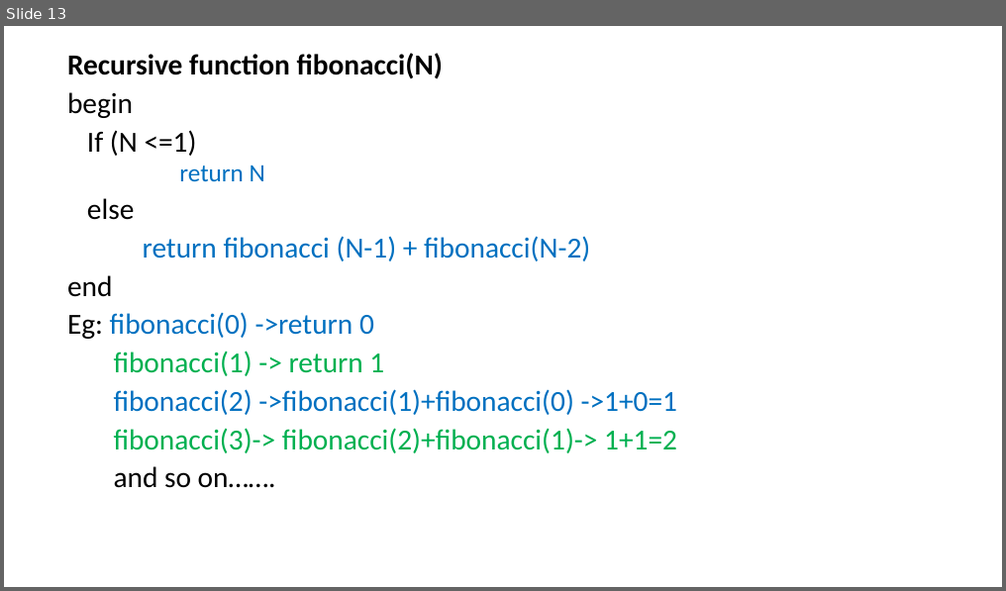
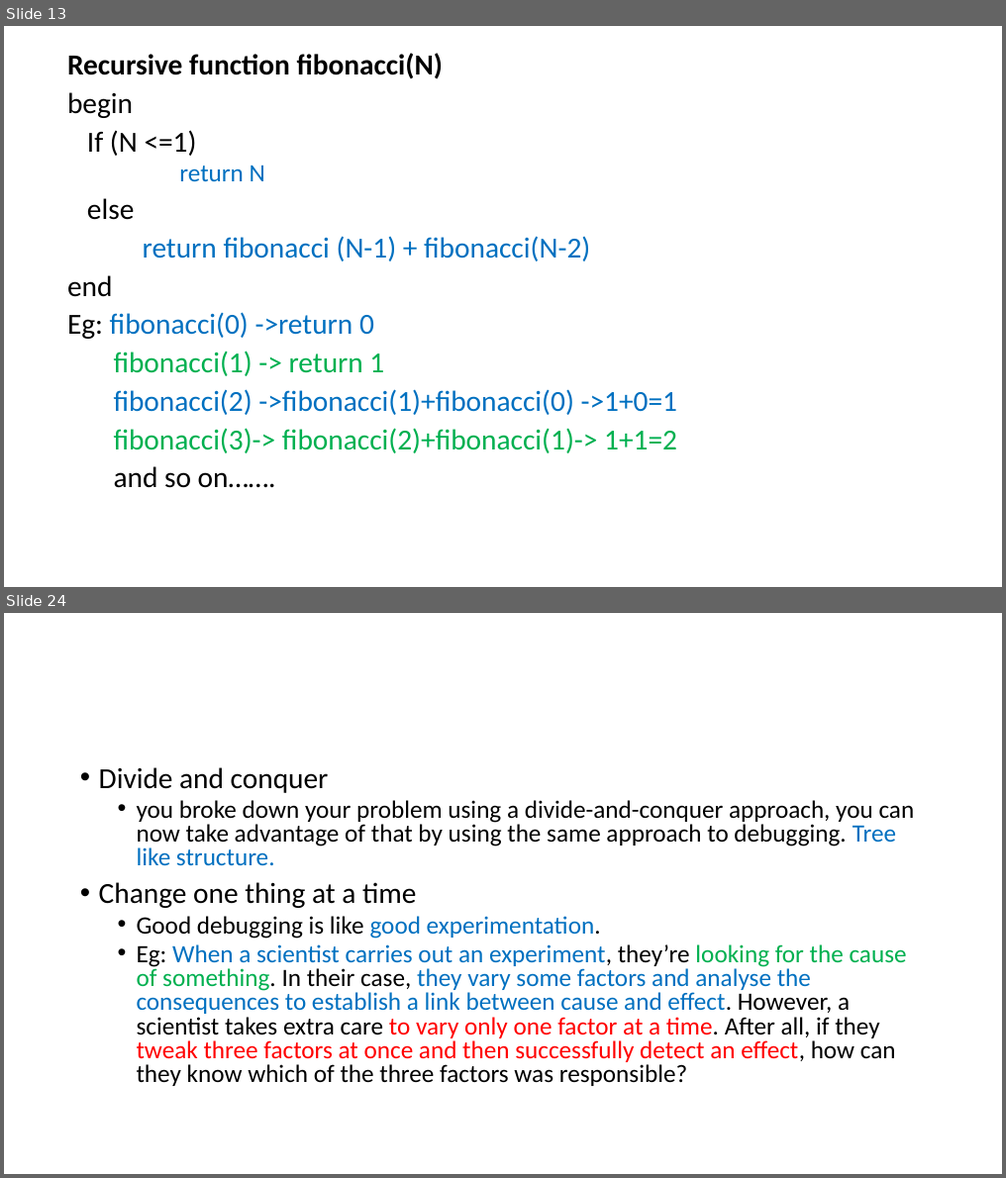
Before and after one commit to tgashwinkumar/college-stuffs, a slide deck: G1/SEM 1 - Python Programming/PDFs/Unit II Algorithmic Problem solving.pptx. Shown one above the other, each under a label of ours: slide 13 before the commit, slides 13 and 24 after it; the slides between them are not shown. The pictures are 1006x591 and 1006x1178 pixels, drawn with LibreOffice and Linux fonts; fonts in the diff are those of the drawing. Boxes give left, top, right and bottom in pixels: in the first picture for what was removed or moved away, otherwise in the second. Text is boxed around its words. In the diff, an @@ line names an element or a change of style, - is before the commit and + after.

```diff
--- a/G1/SEM 1 - Python Programming/PDFs/Unit II Algorithmic Problem solving.pptx
+++ b/G1/SEM 1 - Python Programming/PDFs/Unit II Algorithmic Problem solving.pptx
@@ slide 24 added at box(4, 613, 1002, 1174), background #FFFFFF @@
@@ text added at box(99, 767, 915, 1086), 24 pt, text #000000 @@
+• Divide and conquer
+  • you broke down your problem using a divide-and-conquer approach, you can now take advantage of that by using the same approach to debugging. Tree like structure.
+  • Change one thing at a time
+  • Good debugging is like good experimentation.
+  • Eg: When a scientist carries out an experiment, they’re looking for the cause of something. In their case, they vary some factors and analyse the consequences to establish a link between cause and effect. However, a scientist takes extra care to vary only one factor at a time. After all, if they tweak three factors at once and then successfully detect an effect, how can they know which of the three factors was responsible?
```
Also in this commit, not shown: 12 other slides added, 27 other files.
